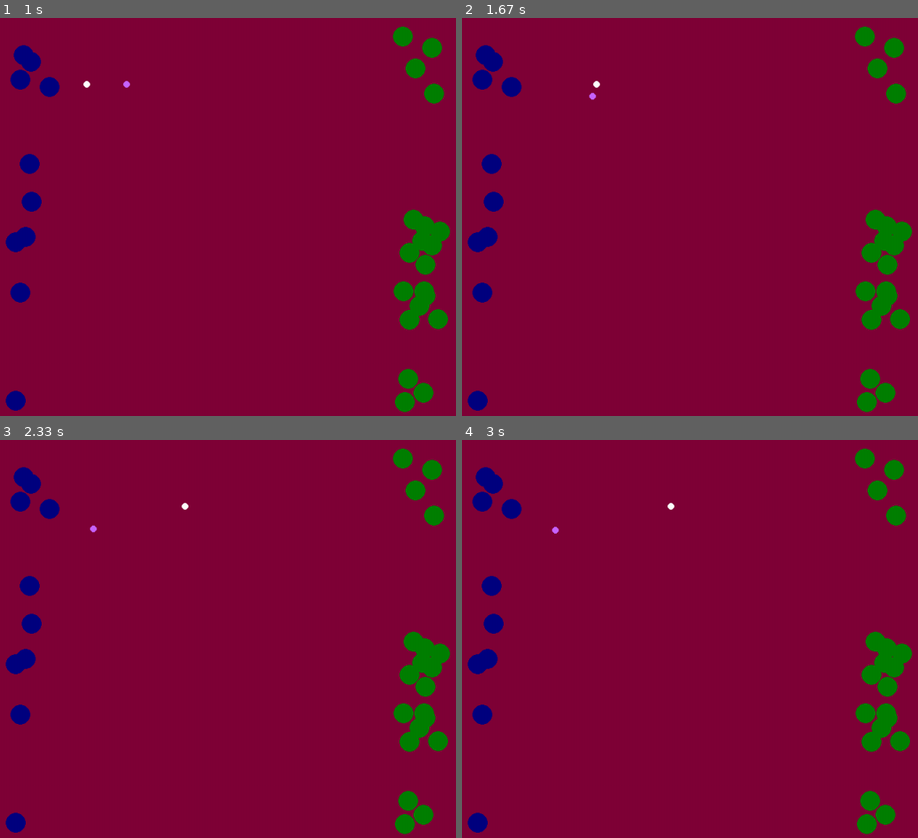
Above: before the commit, frames 1-4 (two rows, left to right).
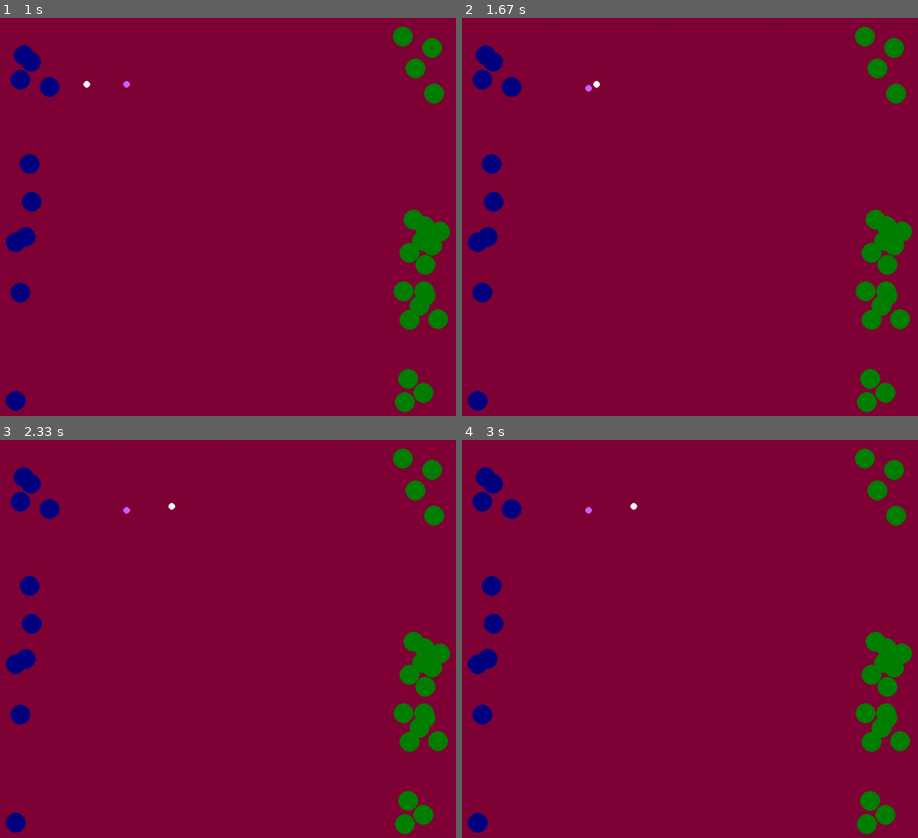
Above: after the commit, the same moments.

Repository: Wagdk/Innovation-og-python
Game: pygame game, started from Stilaris.py
Same seed, same stepped clock (60 frames per second), same inputs: the game is played once before the commit and once after it.
Inputs:
- Up to frame 1 (1 s): tap Y at 0.33 s; hold Q from 0.67 s (still down); hold D from 0.67 s (still down); tap J at 0.73 s; tap U at 0.82 s
- Up to frame 2 (1.67 s): tap J at 1.03, 1.23, 1.53 s; release Q at 1.13 s; release D at 1.13 s; hold I 1.17-1.63 s; hold D 1.17-1.63 s; tap K at 1.32 s
- Up to frame 3 (2.33 s): hold H 1.67-2.13 s; hold D 1.67-2.13 s; tap J at 1.73, 2.03, 2.23 s; hold E from 2.17 s (still down); hold D from 2.17 s (still down); tap U at 2.32 s
- Up to frame 4 (3 s): tap J at 2.53 s; release E at 2.63 s; release D at 2.63 s

Frame 1 is identical in both runs. In frame 2, less than 0.1% of the frame differs, in the area x 26-30%, y 16-21%; in frame 3, less than 0.1%, in the area x 19-42%, y 15-24%; in frame 4, less than 0.1%.

Commit message:
Update Stilaris.py

Diff:
--- a/Stilaris.py
+++ b/Stilaris.py
@@ -10,7 +10,7 @@
 
 
 
-
+move_speed = 0.5
 WIDTH, HEIGHT = 1200, 600 # Bredde og højde på pygamevinduet (screen)
 screen = pygame.display.set_mode((WIDTH, HEIGHT))
 pygame.display.set_caption("Stilaris")
@@ -31,19 +31,21 @@
 
 
 class Player:
-    def __init__(self, index, status, selunit):
+    def __init__(self, index, status, selunit, repositioning):
         self.index = index
         self.status = status
         self.selunit = selunit
+        self.repositioning = repositioning
 
 
 class Ball:
-    def __init__(self, radius, pos, color, player, selected):
+    def __init__(self, radius, pos, color, player, selected, gotopos):
         self.radius = radius
         self.pos = list(pos)
         self.color = color
         self.player = player
         self.selected = selected
+        self.gotopos = list(gotopos)
 
 
     def img(self):
@@ -77,25 +79,12 @@
 def make_units(amount, color, radius, player, x1, y1, x2, y2):
     unittemp = []
     for i in range(amount):
-        unittemp.append(Ball(radius, (random.randint(radius + min(x1,x2), max(x1,x2) - radius), random.randint(radius + min(y1,y2), max(y1,y2) - radius)), color, player, False))
+        unittemp.append(Ball(radius, (random.randint(radius + min(x1,x2), max(x1,x2) - radius), random.randint(radius + min(y1,y2), max(y1,y2) - radius)), color, player, False, (False, False)))
     units.append(unittemp)
-
-
-def highlight(player, basecolor, light_color, increment):
-        units[player.index][player.selunit].selected = False       #sets the current to not selected
-        units[player.index][player.selunit].color = basecolor           #Returns the original color
-
-        if increment == False:
-            player.selunit -= 1                                    #decrements by 1
-            if player.selunit < 0:                                 #Checks whether sup1 overflows and resets if so
-                player.selunit = len(units[player.index]) - 1
-        else:
-            player.selunit += 1                                    #increments by 1
-            if player.selunit > len(units[player.index]) - 1:                 #Checks whether sup1 overflows and resets if so
-                player.selunit = 0
-
-        units[player.index][player.selunit].selected = True        #Sets the new unit to selected
-        units[player.index][player.selunit].color = light_color     #Returns the original color
+    for p in units:
+        for unit in p:
+            unit.gotopos[0] = unit.pos[0]
+            unit.gotopos[1] = unit.pos[1]
 
 def select(player, basecolor, light_color):
     global units
@@ -109,15 +98,25 @@
             i.color = basecolor
             i.selected = False
 
-
-
-
-
-
-
-
-p1 = Player(0, "alive", 0)
-p2 = Player(1, "alive", 0)
+def globalmove():
+    global move_speed
+    for p in units:
+        for unit in p:
+            if (unit.pos[1] - unit.gotopos[1]) != -(unit.pos[0] - unit.gotopos[0]) and (unit.pos[0] - unit.gotopos[0]) != 0 and (unit.pos[1] - unit.gotopos[1]) != 0 and not unit.selected and not(unit.gotopos[0] < unit.pos[0] + 5 and unit.gotopos[0] > unit.pos[0] - 5 and unit.gotopos[1] < unit.pos[1] + 5 and unit.gotopos[1] > unit.pos[1] - 5):
+                unit.move(-(abs((unit.pos[0] - unit.gotopos[0]))/(unit.pos[0] - unit.gotopos[0])) * min(abs(move_speed / (1 + (unit.pos[1] - unit.gotopos[1]) / (unit.pos[0] - unit.gotopos[0]))), move_speed/2), (-abs((unit.pos[1] - unit.gotopos[1]))/(unit.pos[1] - unit.gotopos[1])) * min(abs((move_speed / (1 + (unit.pos[0] - unit.gotopos[0]) / (unit.pos[1] - unit.gotopos[1])))), move_speed/2))
+            elif not(unit.gotopos[0] < unit.pos[0] + 5 and unit.gotopos[0] > unit.pos[0] - 5 and unit.gotopos[1] < unit.pos[1] + 5 and unit.gotopos[1] > unit.pos[1] - 5) and not unit.selected:
+                unit.move(2,1)
+
+
+
+
+
+
+
+
+
+p1 = Player(0, "alive", 0, False)
+p2 = Player(1, "alive", 0, False)
 
 
 make_units(10, BLUE, 15, p1.index, 10, 10, 100, 600)
@@ -147,15 +146,26 @@
 
             #Player 1
             if event.key == pygame.K_q:
-                cursers[p1.index].selecting = True
-                cursers[p1.index].points[0] = cursers[p1.index].posx
-                cursers[p1.index].points[1] = cursers[p1.index].posy
-                print(cursers[p1.index].points[0],cursers[p1.index].points[1])
+                if not p1.repositioning:
+                    cursers[p1.index].selecting = True
+                    cursers[p1.index].points[0] = cursers[p1.index].posx
+                    cursers[p1.index].points[1] = cursers[p1.index].posy
+
+            if event.key == pygame.K_e:
+                p1.repositioning = not p1.repositioning
+
 
 
             #Player 2
             if event.key == pygame.K_y:
-                pass
+                if not p2.repositioning:
+                    cursers[p2.index].selecting = True
+                    cursers[p2.index].points[0] = cursers[p2.index].posx
+                    cursers[p2.index].points[1] = cursers[p2.index].posy
+
+            if event.key == pygame.K_i:
+                p2.repositioning = not p2.repositioning
+
 
 
         if event.type == pygame.KEYUP:
@@ -165,13 +175,15 @@
                 cursers[p1.index].selecting = False
                 cursers[p1.index].points[2] = cursers[p1.index].posx
                 cursers[p1.index].points[3] = cursers[p1.index].posy
-                print(cursers[p1.index].points[2],cursers[p1.index].points[3])
                 select(0, BLUE, LIGHT_BLUE)
 
 
             #Player 2
             if event.key == pygame.K_y:
-                pass
+                cursers[p2.index].selecting = False
+                cursers[p2.index].points[2] = cursers[p2.index].posx
+                cursers[p2.index].points[3] = cursers[p2.index].posy
+                select(1, GREEN, LIGHT_GREEN)
 
 
 
@@ -181,64 +193,117 @@
     keys = pygame.key.get_pressed()
 
 
-
-
     #player 1
     if keys[pygame.K_w]:
-        cursers[p1.index].move(0, -2)
+        if not p1.repositioning:
+            cursers[p1.index].move(0, -2)
+
+        if p1.repositioning:
+            for i in units[p1.index]:
+                if i.selected:
+                    i.gotopos[1] += -2
+
 
     if keys[pygame.K_s]:
-        cursers[p1.index].move(0, 2)
+        if not p1.repositioning:
+            cursers[p1.index].move(0, 2)
+
+        if p1.repositioning:
+            for i in units[p1.index]:
+                if i.selected:
+                    i.gotopos[1] += 2
+
+
 
     if keys[pygame.K_a]:
-        cursers[p1.index].move(-2, 0)
+        if not p1.repositioning:
+            cursers[p1.index].move(-2, 0)
+
+        if p1.repositioning:
+            for i in units[p1.index]:
+                if i.selected:
+                    i.gotopos[0] += -2
+
+
 
     if keys[pygame.K_d]:
-        cursers[p1.index].move(2, 0)
-
-
-
-    if keys[pygame.K_e]:
-        pass
+        if not p1.repositioning:
+            cursers[p1.index].move(2, 0)
+
+        if p1.repositioning:
+            for i in units[p1.index]:
+                if i.selected:
+                    i.gotopos[0] += 2
 
 
 
     #player 2
     if keys[pygame.K_u]:
-        cursers[p2.index].move(0, -2)
+        if not p2.repositioning:
+            cursers[p2.index].move(0, -2)
+
+        if p2.repositioning:
+            for i in units[p2.index]:
+                if i.selected:
+                    i.gotopos[1] += -2
+
+
 
     if keys[pygame.K_j]:
-        cursers[p2.index].move(0, 2)
+        if not p2.repositioning:
+            cursers[p2.index].move(0, 2)
+
+        if p2.repositioning:
+            for i in units[p2.index]:
+                if i.selected:
+                    i.gotopos[1] += 2
+
+
 
     if keys[pygame.K_h]:
-        cursers[p2.index].move(-2, 0)
+        if not p2.repositioning:
+            cursers[p2.index].move(-2, 0)
+
+        if p2.repositioning:
+            for i in units[p2.index]:
+                if i.selected:
+                    i.gotopos[0] += -2
+
+
 
     if keys[pygame.K_k]:
-        cursers[p2.index].move(2, 0)
-
-
-
-
-
-
-
-
-
-
-
-
-
-
-
-
+        if not p2.repositioning:
+            cursers[p2.index].move(2, 0)
+
+        if p2.repositioning:
+            for i in units[p2.index]:
+                if i.selected:
+                    i.gotopos[0] += 2
+
+
+
+
+
+
+
+
+
+
+
+
+    globalmove()
 
     #Rendering
     for p in units:
         for unit in p:
             unit.img()
+            if not(unit.gotopos[0] < unit.pos[0] + 5 and unit.gotopos[0] > unit.pos[0] - 5 and unit.gotopos[1] < unit.pos[1] + 5 and unit.gotopos[1] > unit.pos[1] - 5):
+                pygame.draw.line(screen,(0,0,0),unit.pos, unit.gotopos, 3)
 
     for i in cursers:
         pygame.draw.circle(screen, i.color , (i.posx, i.posy), 5)
+
+
 
 
     # Opdater skærmen
